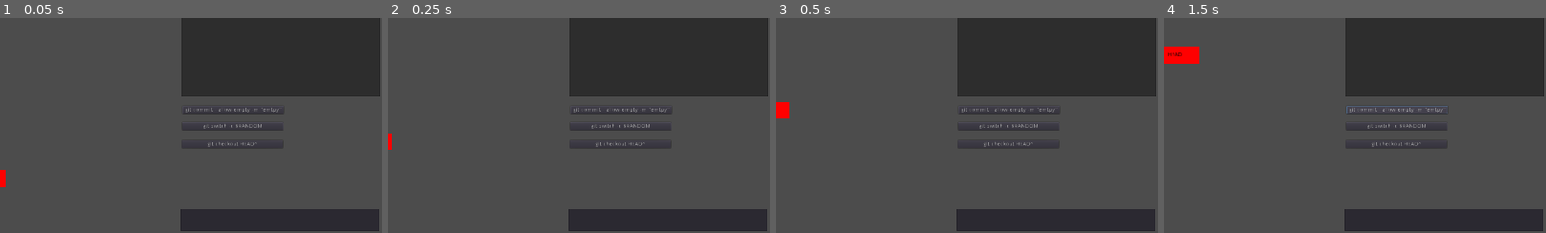
Above: before the commit, frames 1-4 (left to right).
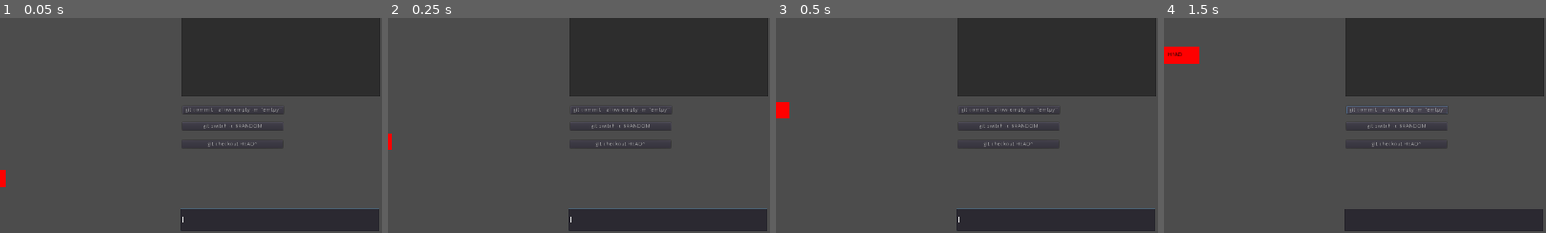
Above: after the commit, the same moments.

Repository: git-learning-game/oh-my-git
Game: Godot game, scene res://main.tscn
Same seed, same stepped clock (60 frames per second), same inputs: the game is played once before the commit and once after it.
Inputs (mouse positions are % of the whole screen's width and height, from its top left):
- Up to frame 1 (0.05 s): no input
- Up to frame 2 (0.25 s): no input
- Up to frame 3 (0.5 s): no input
- Up to frame 4 (1.5 s): click (87, 97) at 0.52 s; type "12" at 0.6 s; click "git commit --allow-empty -m '…" at 1.25 s
The pictures show only the part of the screen within x 50-100%, y 50-100%; the shares and areas given below are measured in that part.

The runs differ from the first frame. In frame 1, 0.2% of the frame differs, in the area x 47-100%, y 88-96%; in frame 2, 0.2%; in frame 3, 0.2%; in frame 4, nothing differs.

Commit message:
Implement very stupid history

Diff:
--- a/main.gd
+++ b/main.gd
@@ -18,6 +18,7 @@
 
 	# Load first level.
 	load_level(0)
+	$Terminal/Input.grab_focus()
 
 func list_levels():
 	var levels = []
@@ -96,6 +97,7 @@
 	$CommitMessage.show()
 	$Terminal/Input.editable = false
 	$CommitMessage.text = game.read_file($ActiveRepository.path+"/.git/COMMIT_EDITMSG")
+	$CommitMessage.grab_focus()
 
 func save_commit_message():
 	game.write_file($ActiveRepository.path+"/.git/COMMIT_EDITMSG", $CommitMessage.text)
@@ -104,3 +106,4 @@
 	$Terminal/Input.editable = true
 	$CommitMessage.text = ""
 	$CommitMessage.hide()
+	$Terminal/Input.grab_focus()
--- a/terminal.gd
+++ b/terminal.gd
@@ -2,7 +2,24 @@
 
 var thread
 
+var history = []
+var history_position = 0
+
+func _input(event):
+	if history.size() > 0:
+		if event.is_action_pressed("ui_up"):
+			history_position -= 1
+			history_position %= history.size()
+			$Input.text = history[history_position]
+		if event.is_action_pressed("ui_down"):
+			history_position += 1
+			history_position %= history.size()
+			$Input.text = history[history_position]
+
 func send_command(command):
+	history.push_back(command)
+	history_position += 1
+
 	thread = Thread.new()
 	thread.start(self, "run_command_in_a_thread", command)
 
Not shown, changed: levels/blobs/goal
